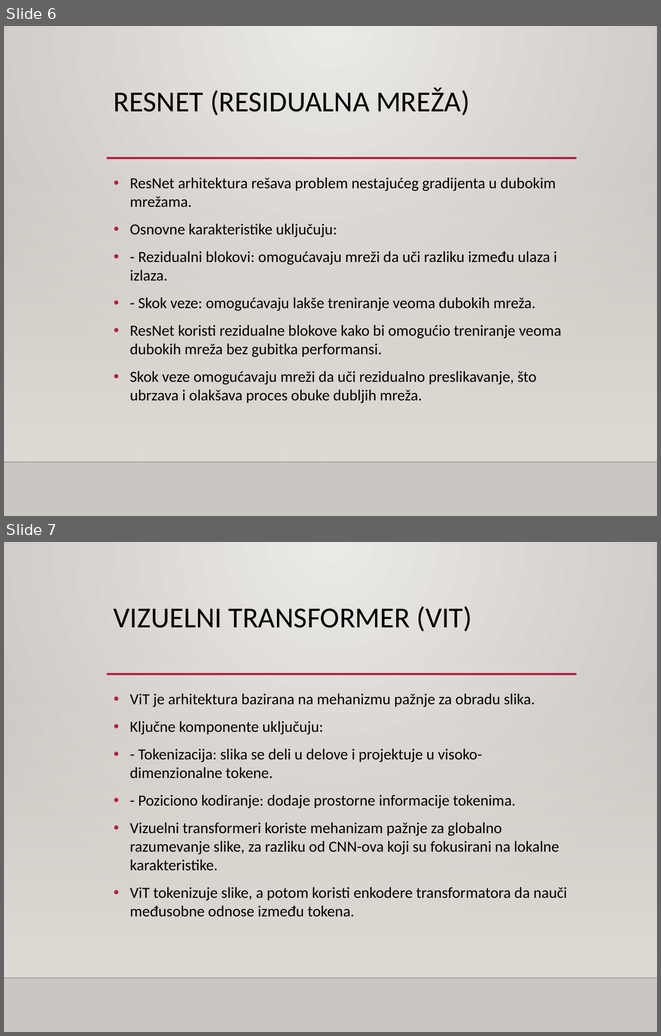
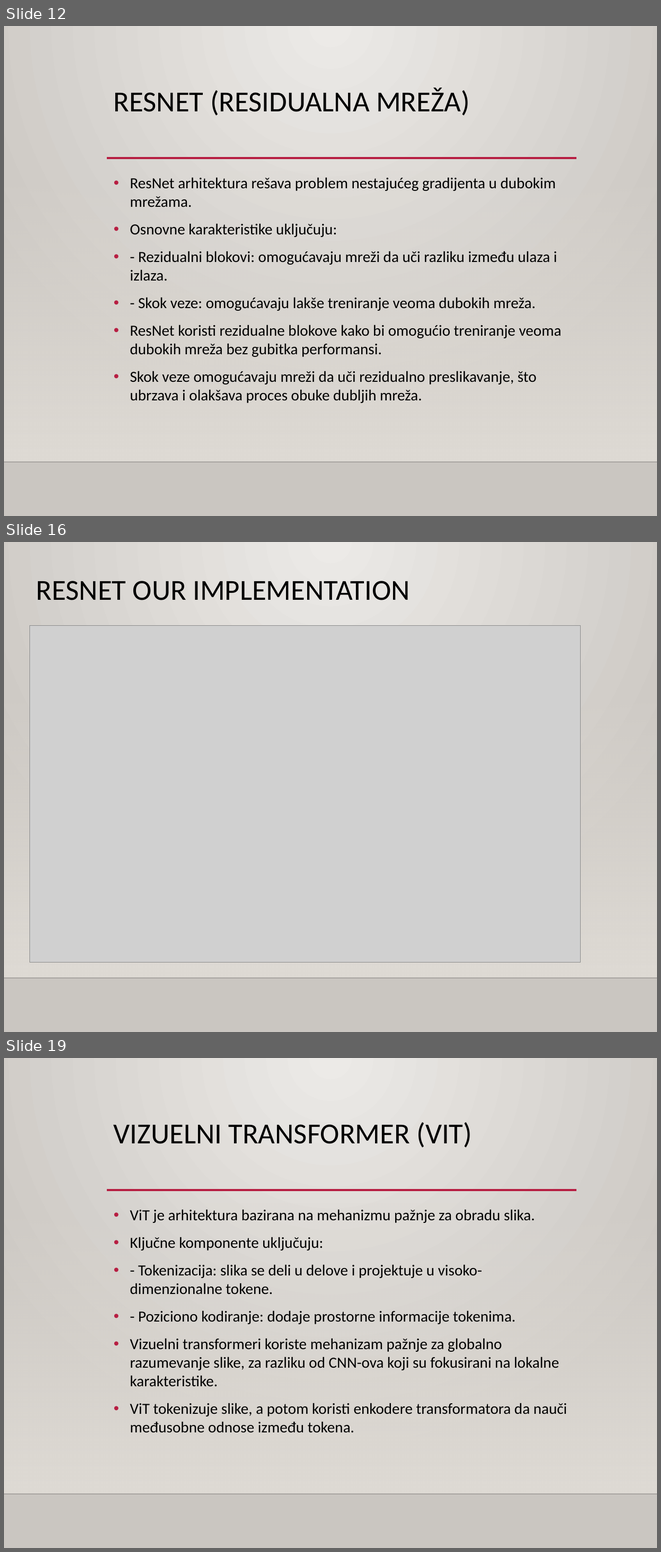
Before and after one commit to Tihomir-99/RI-fruits-vegetables, a slide deck: Klasifikacija_voca_i_povrca_prezentacija_final.pptx. Shown one above the other, each under a label of ours: slides 6 and 7 before the commit, slides 12, 16 and 19 after it; the slides between them are not shown. The pictures are 661x1036 and 661x1552 pixels, drawn with LibreOffice and Linux fonts; fonts in the diff are those of the drawing; grey boxes stand for pictures; background and template pictures are left out. Boxes give left, top, right and bottom in pixels: in the first picture for what was removed or moved away, otherwise in the second. Text is boxed around its words. In the diff, an @@ line names an element or a change of style, - is before the commit and + after.

```diff
--- a/Klasifikacija_voca_i_povrca_prezentacija_final.pptx
+++ b/Klasifikacija_voca_i_povrca_prezentacija_final.pptx
@@ slide 16 added at box(4, 542, 657, 1032), background gradient #ECEAE7 to #CAC7C1; not listed: 2 template elements that a slide beside it also shows @@
@@ title added at box(36, 581, 409, 600), 32 pt, text #000000 @@
+RESNET OUR IMPLEMENTATION
@@ picture added at box(29, 626, 580, 962) @@
@@ what was slide 6 is now slide 12 @@
@@ what was slide 7 is now slide 19 @@
```
Also in this commit, not shown: 13 other slides added.
